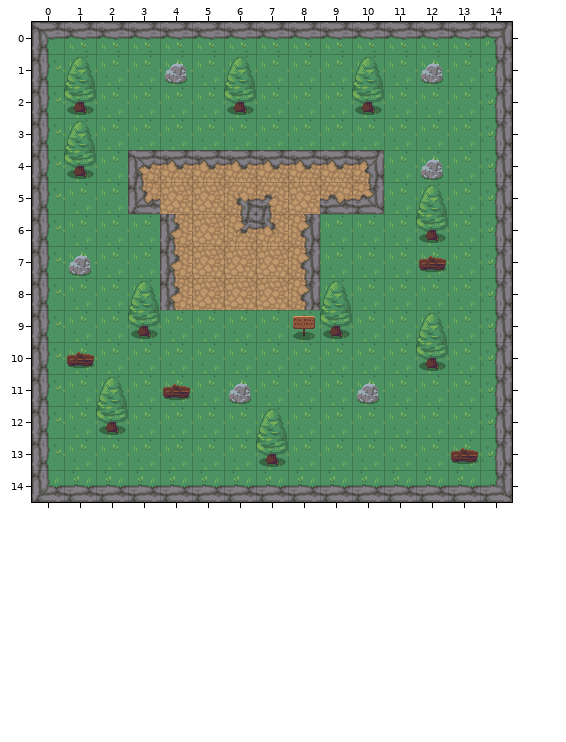
Level history. Tiled map: build/resources/main/tilemap2.tmx. That is the earlier state.
Cells are 32x32 px. Shown: x 0..14, y 0..14.
The same view after the edit:
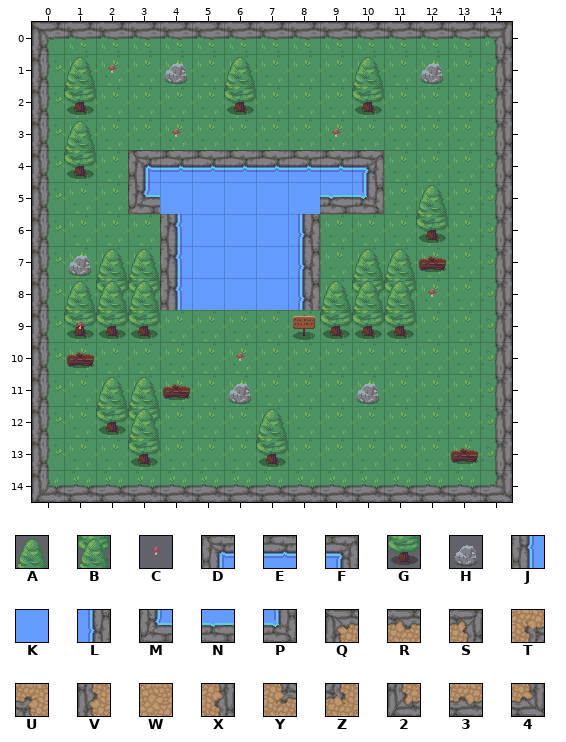
Key: from "tilset": A 0, B 1, C 3, D 15, E 16, F 17, G 20, H 22, J 35, K 36, L 37, M 55, N 56, P 57, Q 135, R 136, S 137, T 138, U 139, V 155, W 156, X 157, Y 158, Z 159, 2 175, 3 176, 4 177.
_ is an empty cell, # one hidden under a higher layer, . an unchanged one.
Tiles of an added or newly shown layer are drawn over the layers below it.
The edit:
--- layer "floor"
@@ x 5..7 @@
- 6 W..
- 7 WWW
- 8 WWW
+ 6 #..
+ 7 ###
+ 8 ###
--- layer "solid"
@@ x 1..12 @@
- 4 ..QRRRRRRS.H
- 5 ..2__TU_34..
- 6 ...V_YZX....
- 7 .__V___X.__.
- 8 __AV___X.__.
- 9 __.......__A
-10 ...........G
-11 .._.........
-12 .._.........
-13 .._.........
+ 4 ..DEEEEEEF._
+ 5 ..MKKKKKNP..
+ 6 ...JKKKL....
+ 7 .AAJKKKL.AA.
+ 8 ABBJKKKL.BB.
+ 9 GG.......GG_
+10 ..........._
+11 ..A.........
+12 ..B.........
+13 ..G.........
--- layer "nonsolid" (added)
@@ x 2..2 @@
- 1 _
+ 1 C
@@ x 4..9 @@
- 3 _...._
+ 3 C....C
@@ x 1..12 @@
- 8 ..........._
- 9 _...........
-10 ....._......
+ 8 ...........C
+ 9 C...........
+10 .....C......
Pixel boxes of the changes (left, top, right, bottom) in both pictures:
added: (108, 65, 116, 73)
changed: (64, 129, 448, 371)
added: (128, 377, 160, 467)
